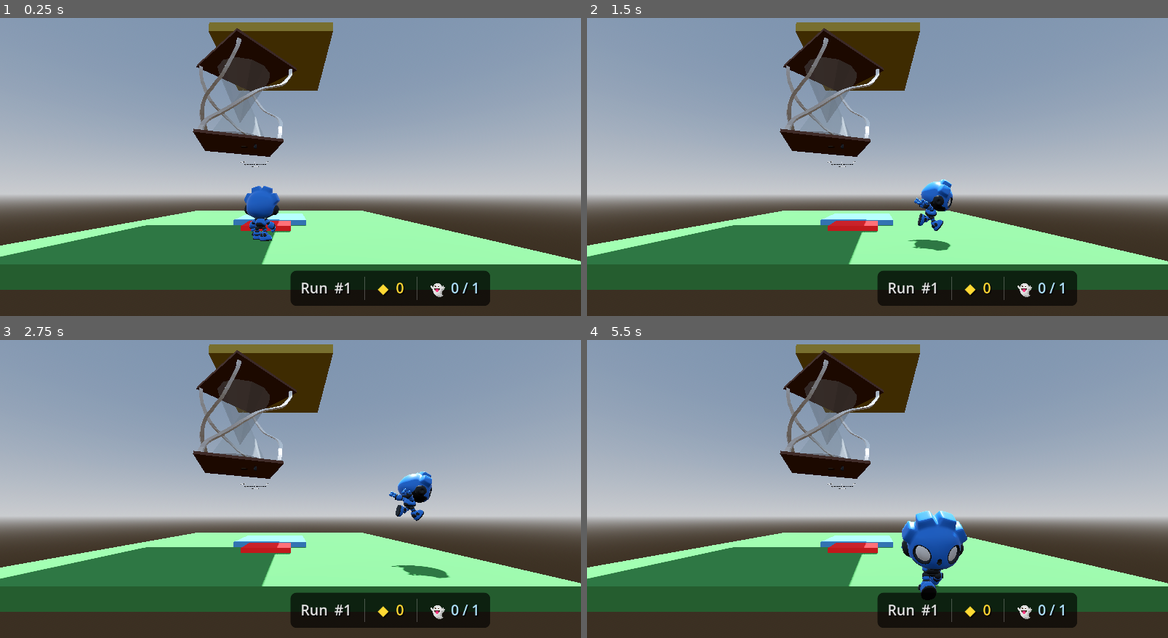
Above: before the commit, frames 1-4 (two rows, left to right).
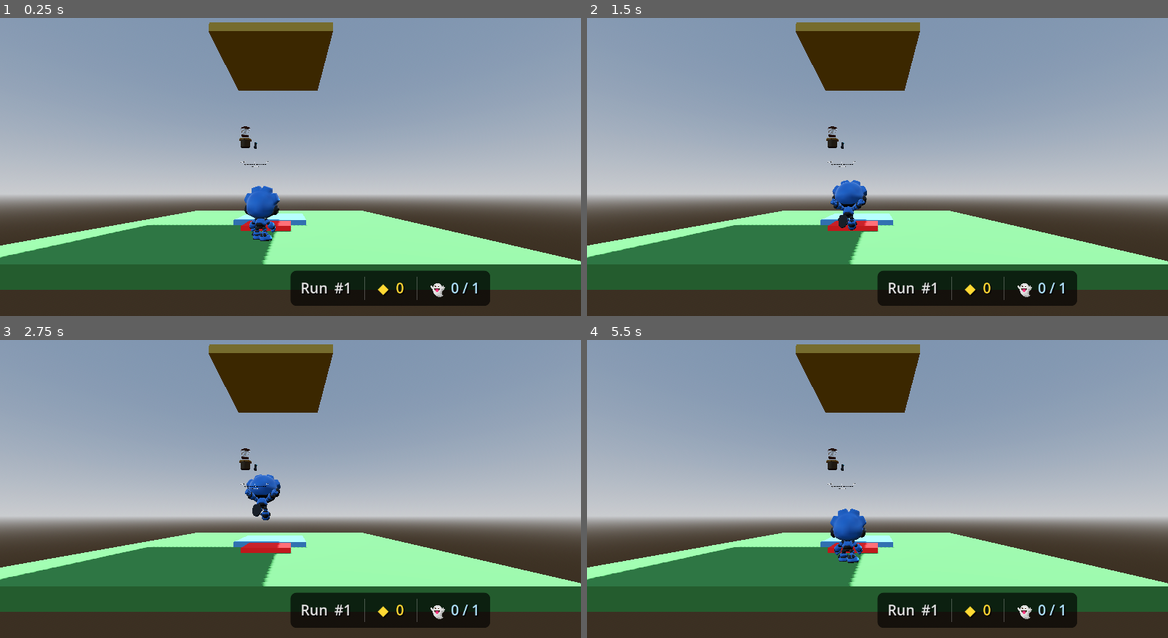
Above: after the commit, the same moments.

Repository: ZacharyEllison/rewind
Game: Godot game, scene res://scenes/main.tscn
The game is run twice, just before and just after one commit, with the same random seed, the same clock (stepped at 60 frames per second) and the same inputs.
Inputs (mouse positions are in pixels of both pictures, inside the frame that each line leads up to):
- Up to frame 1 (0.25 s): no input
- Up to frame 2 (1.5 s): tap Enter (ui_accept) at 0.5, 0.77, 1.07 s; move the mouse to (1005, 137) at 0.52 s; hold Right (ui_right) 0.53-1.25 s; tap 1 at 0.6 s; click (1005, 137) at 0.67 s; drag from (761, 169) to (848, 217) at 1.27 s
- Up to frame 3 (2.75 s): tap Enter (ui_accept) at 2 s; move the mouse to (348, 402) at 2.02 s; hold Right (ui_right) from 2.03 s (still down); tap 3 at 2.1 s
- Up to frame 4 (5.5 s): release Right (ui_right) at 2.75 s; drag from (848, 539) to (703, 426) at 2.77 s; move the mouse to (1051, 524) at 3.52 s; hold Left (ui_left) 3.53-4.25 s; tap 5 at 3.6 s; tap Enter (ui_accept) at 3.77, 4.07 s; drag from (703, 426) to (790, 393) at 4.27 s; move the mouse to (906, 474) at 5.02 s; hold Down (ui_down) from 5.03 s (still down); tap 7 at 5.1 s; click (906, 474) at 5.17 s

The runs differ from the first frame. In frame 1, 3.9% of the frame differs, in the area x 0-53%, y 3-83%; in frame 2, 5.4%; in frame 3, 5.3%; in frame 4, 6.7%, in the area x 0-66%, y 3-88%.

Commit message:
Update ghost shader colors, adjust hourglass scale, and implement flat camera controls

Diff:
--- a/assets/scripts/_systems/GhostAppearance.gd
+++ b/assets/scripts/_systems/GhostAppearance.gd
@@ -31,11 +31,11 @@
 	var outline_mat := ShaderMaterial.new()
 	outline_mat.shader = outline_shader
 	outline_mat.set_shader_parameter("outline_width", outline_width)
-	outline_mat.set_shader_parameter("outline_color", Color(0.0, 0.0, 0.0))
+	outline_mat.set_shader_parameter("outline_color", Color(1.0, 1.0, 1.0))
 
 	var fill_mat := ShaderMaterial.new()
 	fill_mat.shader = fill_shader
-	fill_mat.set_shader_parameter("fill_color", Color(1.0, 1.0, 1.0))
+	fill_mat.set_shader_parameter("fill_color", Color(0.0, 0.0, 0.0))
 	fill_mat.set_shader_parameter("fill_alpha", 0.85)
 	# Chain: fill renders first (front faces), outline renders second (back faces).
 	fill_mat.next_pass = outline_mat
--- a/assets/scripts/_systems/Hourglass.gd
+++ b/assets/scripts/_systems/Hourglass.gd
@@ -65,6 +65,7 @@
 	_mesh_instance = MeshInstance3D.new()
 	_mesh_instance.name = "HourglassMesh"
 	_mesh_instance.mesh = load("res://assets/models/hourglass/model-triangulated.obj")
+	_mesh_instance.scale = Vector3(0.1, 0.1, 0.1)
 	add_child(_mesh_instance)
 
 
--- a/assets/scripts/_systems/RobotCharacterController.gd
+++ b/assets/scripts/_systems/RobotCharacterController.gd
@@ -104,10 +104,8 @@
 		controller_vec = xr_input.get_stick()
 
 	# Desktop keyboard fallback
-	var kb_x := (float(Input.is_key_pressed(KEY_D)) + float(Input.is_key_pressed(KEY_RIGHT))) \
-			  - (float(Input.is_key_pressed(KEY_A)) + float(Input.is_key_pressed(KEY_LEFT)))
-	var kb_y := (float(Input.is_key_pressed(KEY_W)) + float(Input.is_key_pressed(KEY_UP))) \
-			  - (float(Input.is_key_pressed(KEY_S)) + float(Input.is_key_pressed(KEY_DOWN)))
+	var kb_x := float(Input.is_key_pressed(KEY_D)) - float(Input.is_key_pressed(KEY_A))
+	var kb_y := float(Input.is_key_pressed(KEY_W)) - float(Input.is_key_pressed(KEY_S))
 	var kb_vec := Vector2(clamp(kb_x, -1.0, 1.0), clamp(kb_y, -1.0, 1.0))
 
 	if kb_vec.length_squared() > controller_vec.length_squared():
@@ -126,13 +124,13 @@
 		var any_active := xr_input != null and xr_input.any_active()
 		if xr_cam and any_active:
 			move_dir = xr_cam.global_transform.basis * Vector3(stick.x, 0.0, -stick.y)
+			move_dir.y = 0.0
 		else:
 			var cam3d := get_viewport().get_camera_3d()
 			if cam3d:
 				move_dir = cam3d.global_transform.basis * Vector3(stick.x, 0.0, -stick.y)
 			else:
 				move_dir = Vector3(stick.x, 0.0, -stick.y)
-		move_dir.y = 0.0
 		if move_dir.length_squared() > 0.0001:
 			move_dir = move_dir.normalized()
 		else:
--- a/assets/shaders/ghost_fill.gdshader
+++ b/assets/shaders/ghost_fill.gdshader
@@ -4,7 +4,7 @@
 shader_type spatial;
 render_mode unshaded, cull_back, blend_mix, depth_draw_opaque;
 
-uniform vec3 fill_color : source_color = vec3(1.0, 1.0, 1.0);
+uniform vec3 fill_color : source_color = vec3(0.0, 0.0, 0.0);
 uniform float fill_alpha : hint_range(0.0, 1.0) = 0.85;
 
 void fragment() {
--- a/assets/shaders/ghost_outline.gdshader
+++ b/assets/shaders/ghost_outline.gdshader
@@ -6,7 +6,7 @@
 render_mode unshaded, cull_front, blend_mix, depth_draw_opaque;
 
 uniform float outline_width : hint_range(0.0, 0.1) = 0.025;
-uniform vec3 outline_color : source_color = vec3(0.0, 0.0, 0.0);
+uniform vec3 outline_color : source_color = vec3(1.0, 1.0, 1.0);
 
 void vertex() {
 	// Transform vertex and normal into view space, then push outward.
--- a/scenes/main.gd
+++ b/scenes/main.gd
@@ -14,6 +14,7 @@
 
 ## Currently loaded level scene instance.
 var _current_level_scene: Node = null
+var _flat_cam_active: bool = false
 var _player_spawn_transform: Transform3D = Transform3D.IDENTITY
 var _has_player_spawn: bool = false
 
@@ -101,6 +102,7 @@
 	var cam: Camera3D = get_node_or_null("FallbackCamera")
 	if cam:
 		cam.make_current()
+		_flat_cam_active = true
 		print("Main: XR unavailable — FallbackCamera activated for desktop play.")
 	else:
 		push_warning("Main: FallbackCamera node not found; scene will have no active camera.")
@@ -170,3 +172,19 @@
 		return
 
 	xr_origin.global_transform = _player_spawn_transform
+
+
+func _process(delta: float) -> void:
+	if not _flat_cam_active:
+		return
+	var cam: Camera3D = get_node_or_null("FallbackCamera")
+	if not cam:
+		return
+	var yaw := (float(Input.is_key_pressed(KEY_LEFT)) - float(Input.is_key_pressed(KEY_RIGHT))) * 1.5 * delta
+	var pitch := (float(Input.is_key_pressed(KEY_UP)) - float(Input.is_key_pressed(KEY_DOWN))) * 1.0 * delta
+	cam.rotate_y(yaw)
+	cam.rotate_object_local(Vector3.RIGHT, pitch)
+	# Clamp pitch
+	var euler := cam.rotation
+	euler.x = clamp(euler.x, deg_to_rad(-80), deg_to_rad(80))
+	cam.rotation = euler
